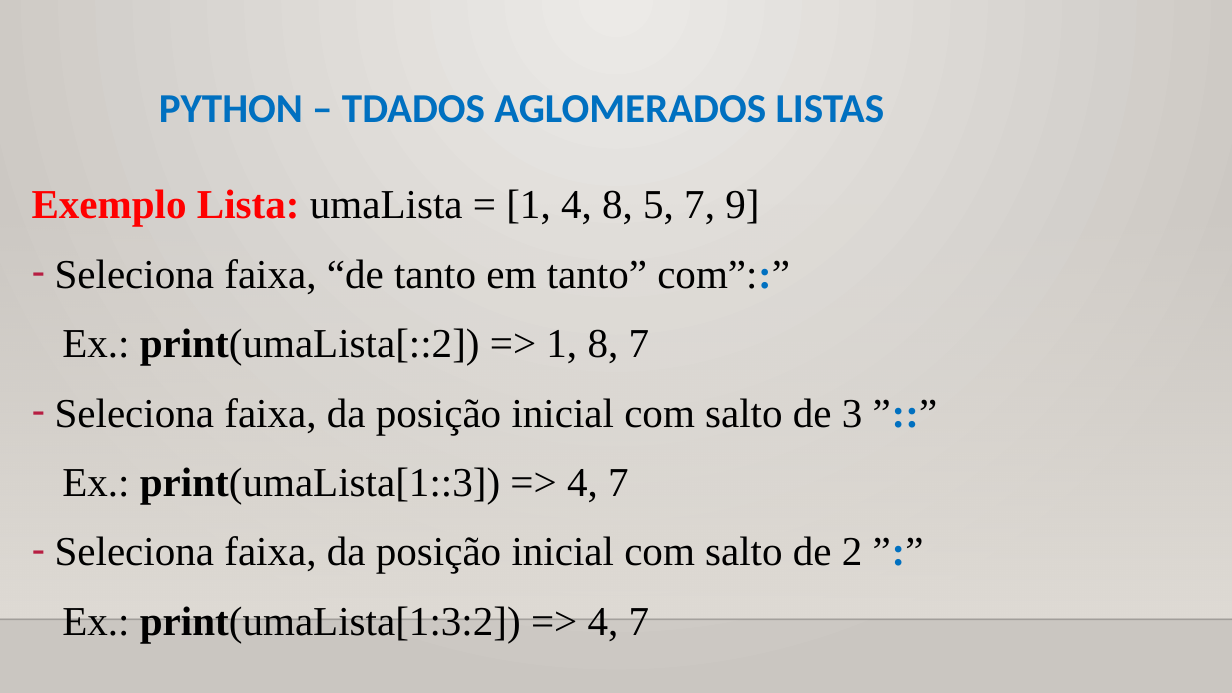
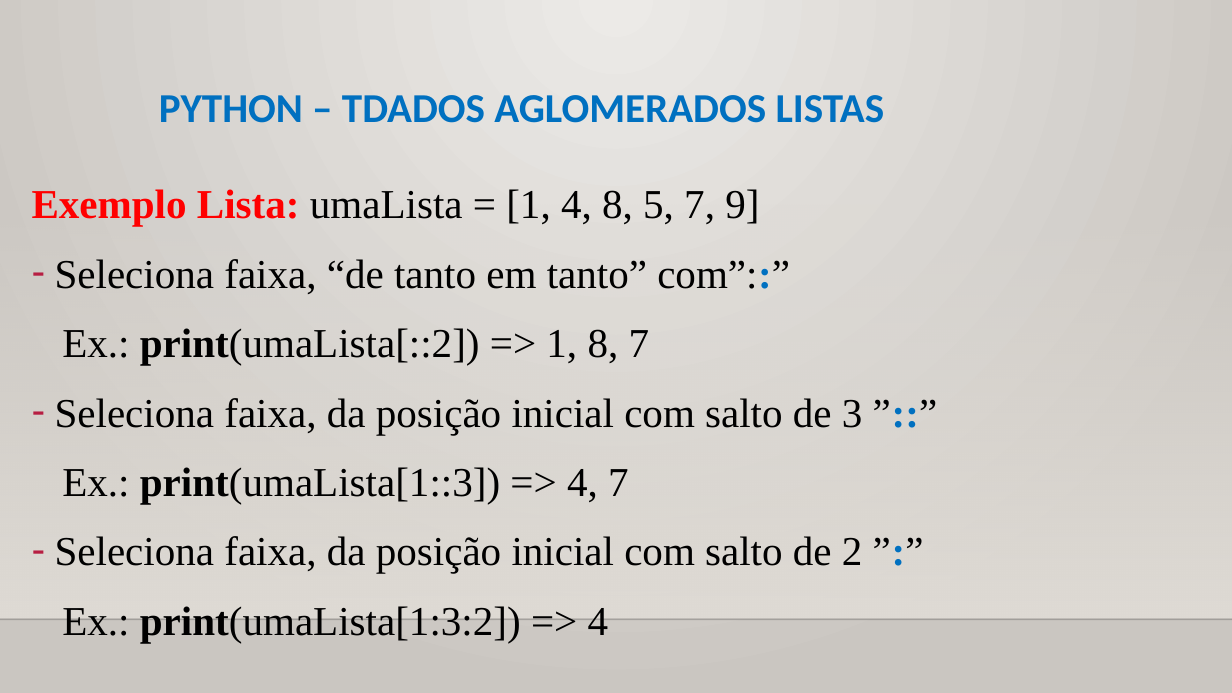
Before and after one commit to CloudEducationBrazil/WydenUniRuyPythonRAD, a slide deck: slide 11 of 01 Classes/Aula 07 RAD Python - Tipos de Dados Aglomerados.pptx. Drawn at 1232x693 pixels with LibreOffice and Linux fonts; fonts in the diff are those of the drawing; background and template pictures are left out. Boxes give left, top, right and bottom in pixels: in the first picture for what was removed or moved away, otherwise in the second. Text is boxed around its words. In the diff, an @@ line names an element or a change of style, - is before the commit and + after.

Commit message:
Python RAD ajustess 25/09/2024 2024.2

```diff
--- a/01 Classes/Aula 07 RAD Python - Tipos de Dados Aglomerados.pptx
+++ b/01 Classes/Aula 07 RAD Python - Tipos de Dados Aglomerados.pptx
@@ text at (62, 606, 609, 643): text changed @@
-Ex.: print(umaLista[1:3:2]) => 4, 7
+Ex.: print(umaLista[1:3:2]) => 4
```
Also in this commit, not shown: 3 other slides changed, 2 other files.
